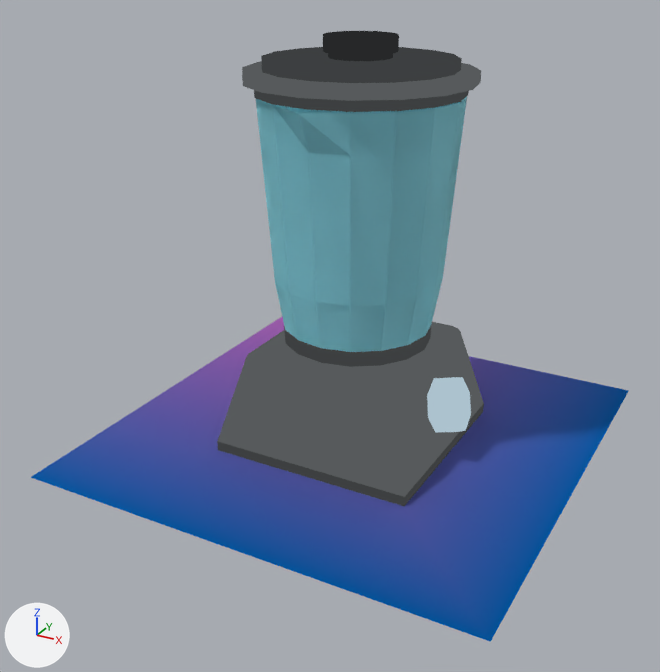
The Blender file UnityProject/Assets/Blender/BlenderModel.blend: old version first, new version second.
Camera for both pictures: a 50 mm lens placed at (0.826, -1.622, 1.029), pointed at (-0.018, -0.088, 0.262). The axes (+X, +Y, +Z) are drawn at lower left. The lights are the same throughout.

Names of what the first picture shows: 'Base', 'Cup', 'Lid', 'SubMesh_0'.
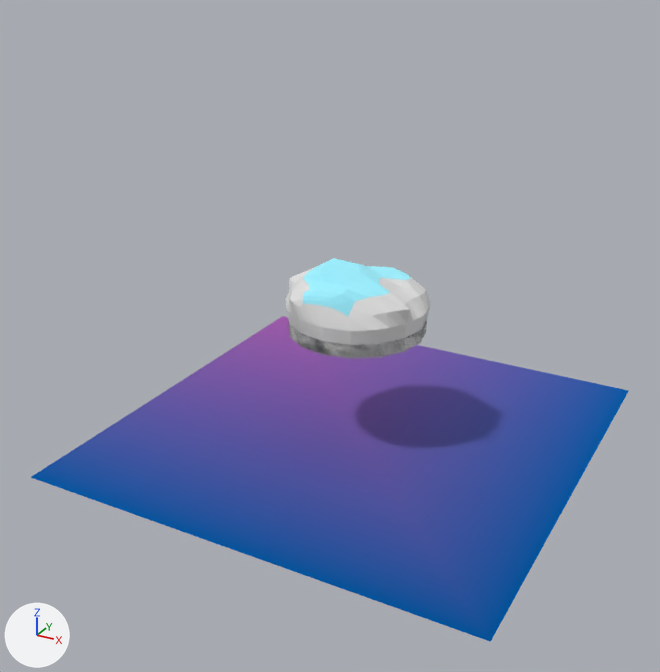
Boxes (x1, y1, x2, y2) around the edits, measured in the pictures (660 x 672 px):
'Cup', hidden (cyan)
    before: (256, 97, 467, 367)
'Base', hidden
    before: (217, 322, 484, 506)
'Lid', hidden (black)
    before: (242, 31, 481, 112)
'Leftovers', added
    after: (285, 258, 430, 358)
    faces in mat_liquid_002 (white #e7e7e7): (285, 267, 430, 358)
    faces in mat_material_013 (cyan #a6f2ff): (303, 258, 411, 317)
    faces in mat_material_014 (black #3d3f41): (289, 320, 427, 358)

Patch to the scene script:
```diff
--- a/UnityProject/Assets/Blender/BlenderModel.blend.py
+++ b/UnityProject/Assets/Blender/BlenderModel.blend.py
@@ mat_liquid_002 @@
+mat_liquid_002 = principled_material('Liquid.002')
+mat_liquid_002.base_color = (0.8, 0.8, 0.8)  # white #e7e7e7
@@ mat_material_014 @@
+mat_material_014 = emission_material('Material.014')
+mat_material_014.base_color = (0.0468, 0.0504, 0.0522)  # black #3d3f41
@@ mat_material_013 @@
+mat_material_013 = diffuse_material('Material.013')
+mat_material_013.base_color = (0.379, 0.888, 1.0)  # cyan #a6f2ff
+mat_material_013.roughness = 0.5
@@ mat_material_015 @@
+mat_material_015 = emission_material('Material.015')
+mat_material_015.base_color = (0.0948, 0.103, 0.107)  # dark grey #575a5c
@@ me_cylinder_007 @@
+me_cylinder_007.from_pydata(...)  # 600 vertices, 592 faces; spans x -0.139..0.138, y -0.134..0.132, z -0.189..-0.048
+# faces by material slot: [126, 32, 1, 433]
+me_cylinder_007.materials.append(mat_material_013)  # cyan #a6f2ff
+me_cylinder_007.materials.append(mat_material_014)  # black #3d3f41
+me_cylinder_007.materials.append(mat_material_015)  # dark grey #575a5c
+me_cylinder_007.materials.append(mat_liquid_002)  # white #e7e7e7
@@ ob_base @@
 ob_base.scale = (1.2, 1.2, 1.2)
+ob_base.hide_set(True)
@@ ob_lid @@
 ob_lid.scale = (1.2, 1.2, 1.2)
+ob_lid.hide_set(True)
@@ ob_cup @@
 ob_cup.scale = (1.2, 1.2, 1.2)
+ob_cup.hide_set(True)
@@ ob_leftovers @@
+ob_leftovers = bpy.data.objects.new('Leftovers', me_cylinder_007)
+ob_leftovers.location = (0.0, 0.0, 0.461)
+ob_leftovers.scale = (1.13, 1.13, 1.13)
```
